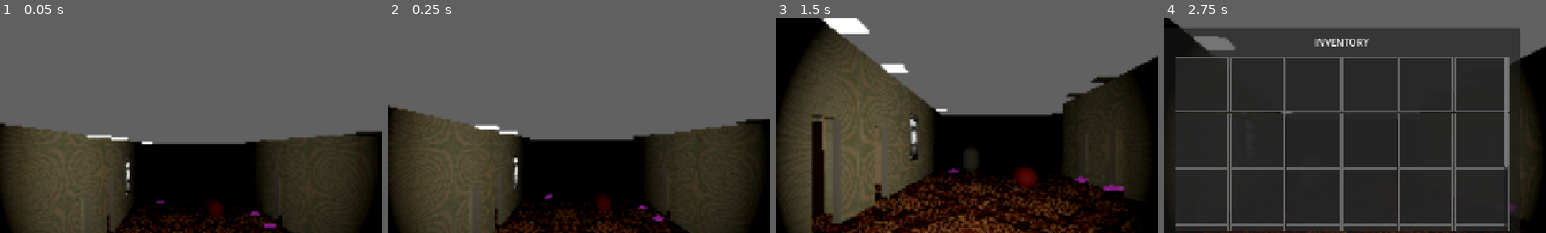
Above: before the commit, frames 1-4 (left to right).
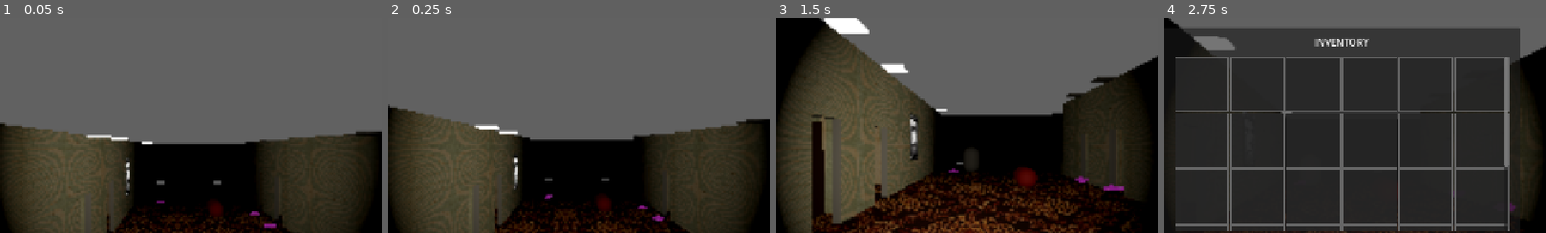
Above: after the commit, the same moments.

Repository: sergesvalov/alex_fight
Game: Godot game, scene res://scenes/levels/hotel_siberia/hotel_level_4.tscn
The game is run twice, just before and just after one commit, with the same random seed, the same clock (stepped at 60 frames per second) and the same inputs. Sound files missing from this copy of the repository are replaced by a short silence.
Inputs (mouse positions are % of the whole screen's width and height, from its top left):
- Up to frame 1 (0.05 s): no input
- Up to frame 2 (0.25 s): no input
- Up to frame 3 (1.5 s): tap Enter at 0.5 s; move the mouse to (55, 50) at 0.52 s; hold Up (ui_up) from 0.53 s (still down); click (55, 50) at 0.6 s; move the mouse to (45, 50) at 1.27 s; tap E at 1.35 s
- Up to frame 4 (2.75 s): keep holding Up (ui_up); move the mouse to (52, 48) at 2.02 s; tap I at 2.1 s
The pictures show only the part of the screen within x 27-77%, y 20-70%; the shares and areas given below are measured in that part.

The runs differ from the first frame. In frame 1, 0.1% of the frame differs, in the area x 41-58%, y 75-78%; in frame 2, less than 0.1%; in frame 3, less than 0.1%; in frame 4, less than 0.1%.

Commit message:
fix: North Stairs wall overlapping bug causing doors to be blocked

Diff:
--- a/scenes/levels/hotel_siberia/blocks/north_stairs.tscn
+++ b/scenes/levels/hotel_siberia/blocks/north_stairs.tscn
@@ -24,45 +24,19 @@
 
 
 [node name="StairsWestWall" type="CSGBox3D" parent="StairsGeometry"]
-transform = Transform3D(1, 0, 0, 0, 1, 0, 0, 0, 1, -3.7, 3.5, 2.5)
-size = Vector3(0.2, 7.0, 5.0)
+transform = Transform3D(1, 0, 0, 0, 1, 0, 0, 0, 1, -3.7, 2.25, 2.5)
+size = Vector3(0.2, 4.5, 5.0)
 material = SubResource("StandardMaterial3D_wall")
 
 [node name="StairsEastWall" type="CSGBox3D" parent="StairsGeometry"]
-transform = Transform3D(1, 0, 0, 0, 1, 0, 0, 0, 1, 3.7, 3.5, 2.5)
-size = Vector3(0.2, 7.0, 5.0)
+transform = Transform3D(1, 0, 0, 0, 1, 0, 0, 0, 1, 3.7, 2.25, 2.5)
+size = Vector3(0.2, 4.5, 5.0)
 material = SubResource("StandardMaterial3D_wall")
 
-[node name="SouthWall_Left" type="CSGBox3D" parent="StairsGeometry"]
-transform = Transform3D(1, 0, 0, 0, 1, 0, 0, 0, 1, -3.625, 3.5, 4.9)
-size = Vector3(0.35, 7.0, 0.2)
+[node name="StairsSouthWall" type="CSGBox3D" parent="StairsGeometry"]
+transform = Transform3D(1, 0, 0, 0, 1, 0, 0, 0, 1, 0.0, 2.25, 4.9)
+size = Vector3(7.6, 4.5, 0.2)
 material = SubResource("StandardMaterial3D_wall")
-
-[node name="SouthWall_WestUnder" type="CSGBox3D" parent="StairsGeometry"]
-transform = Transform3D(1, 0, 0, 0, 1, 0, 0, 0, 1, -2.85, 2.25, 4.9)
-size = Vector3(1.2, 4.5, 0.2)
-material = SubResource("StandardMaterial3D_wall")
-
-[node name="SouthWall_WestOver" type="CSGBox3D" parent="StairsGeometry"]
-transform = Transform3D(1, 0, 0, 0, 1, 0, 0, 0, 1, -2.85, 6.85, 4.9)
-size = Vector3(1.2, 0.3, 0.2)
-material = SubResource("StandardMaterial3D_wall")
-
-[node name="SouthWall_Center" type="CSGBox3D" parent="StairsGeometry"]
-transform = Transform3D(1, 0, 0, 0, 1, 0, 0, 0, 1, -0.025, 3.5, 4.9)
-size = Vector3(4.45, 7.0, 0.2)
-material = SubResource("StandardMaterial3D_wall")
-
-[node name="SouthWall_EastOver" type="CSGBox3D" parent="StairsGeometry"]
-transform = Transform3D(1, 0, 0, 0, 1, 0, 0, 0, 1, 2.8, 4.6, 4.9)
-size = Vector3(1.2, 4.8, 0.2)
-material = SubResource("StandardMaterial3D_wall")
-
-[node name="SouthWall_Right" type="CSGBox3D" parent="StairsGeometry"]
-transform = Transform3D(1, 0, 0, 0, 1, 0, 0, 0, 1, 3.6, 3.5, 4.9)
-size = Vector3(0.4, 7.0, 0.2)
-material = SubResource("StandardMaterial3D_wall")
-
 
 [node name="NELanding" type="CSGBox3D" parent="StairsGeometry"]
 transform = Transform3D(1, 0, 0, 0, 1, 0, 0, 0, 1, 2.4, 1.4, 1.2)
@@ -124,6 +98,6 @@
 size = Vector3(1.2, 2.2, 1.0)
 
 [node name="DoorHoleWest" type="CSGBox3D" parent="StairsGeometry"]
-transform = Transform3D(1, 0, 0, 0, 1, 0, 0, 0, 1, -2.85, 5.6, 4.9)
+transform = Transform3D(1, 0, 0, 0, 1, 0, 0, 0, 1, -2.8, 1.1, 4.9)
 operation = 2
 size = Vector3(1.2, 2.2, 1.0)
